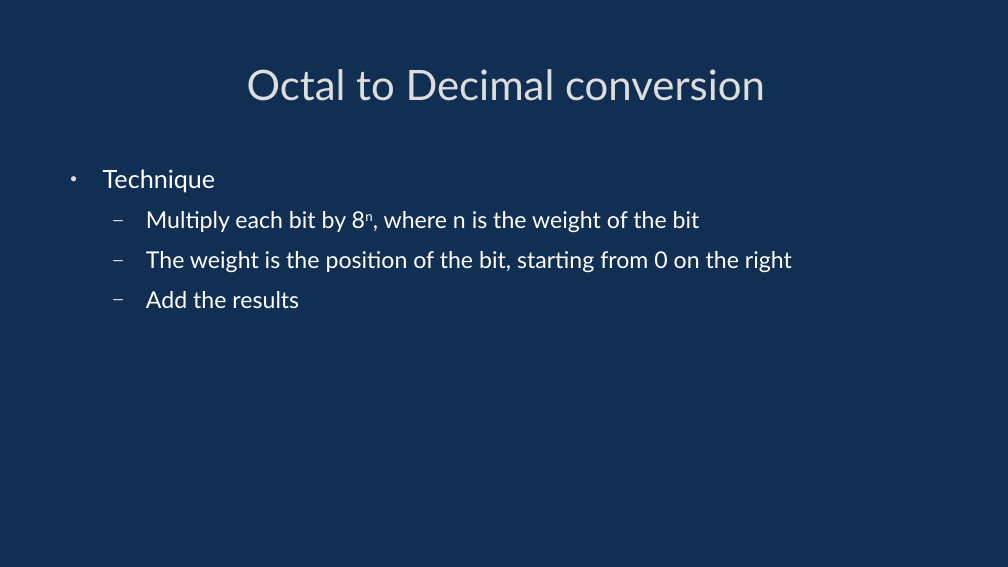
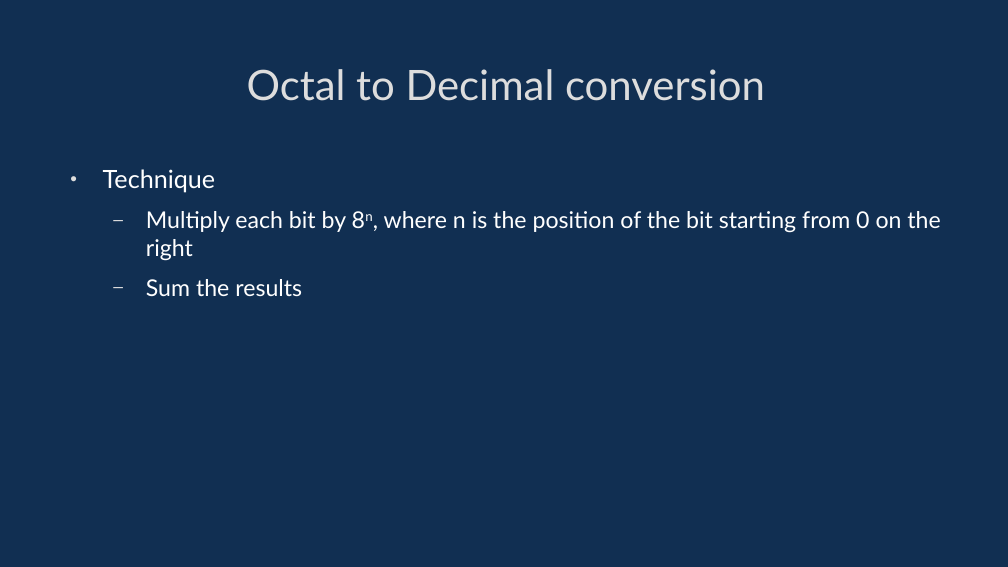
Before and after one commit to davidgundry/maths22-23, a slide deck: slide 29 of slides/maths-3-numerical-systems.odp. Drawn at 1008x567 pixels with LibreOffice and Linux fonts; fonts in the diff are those of the drawing. Boxes give left, top, right and bottom in pixels: in the first picture for what was removed or moved away, otherwise in the second. Text is boxed around its words. In the diff, an @@ line names an element or a change of style, - is before the commit and + after.

```diff
--- a/slides/maths-3-numerical-systems.odp
+++ b/slides/maths-3-numerical-systems.odp
@@ text at box(146, 211, 940, 296): text changed @@
-  – Multiply each bit by 8n, where n is the weight of the bit
-  – The weight is the position of the bit, starting from 0 on the right
-  – Add the results
+  – Multiply each bit by 8n, where n is the position of the bit starting from 0 on the right
+  – Sum the results
```
Also in this commit, not shown: 11 other slides changed, 1 other file.
